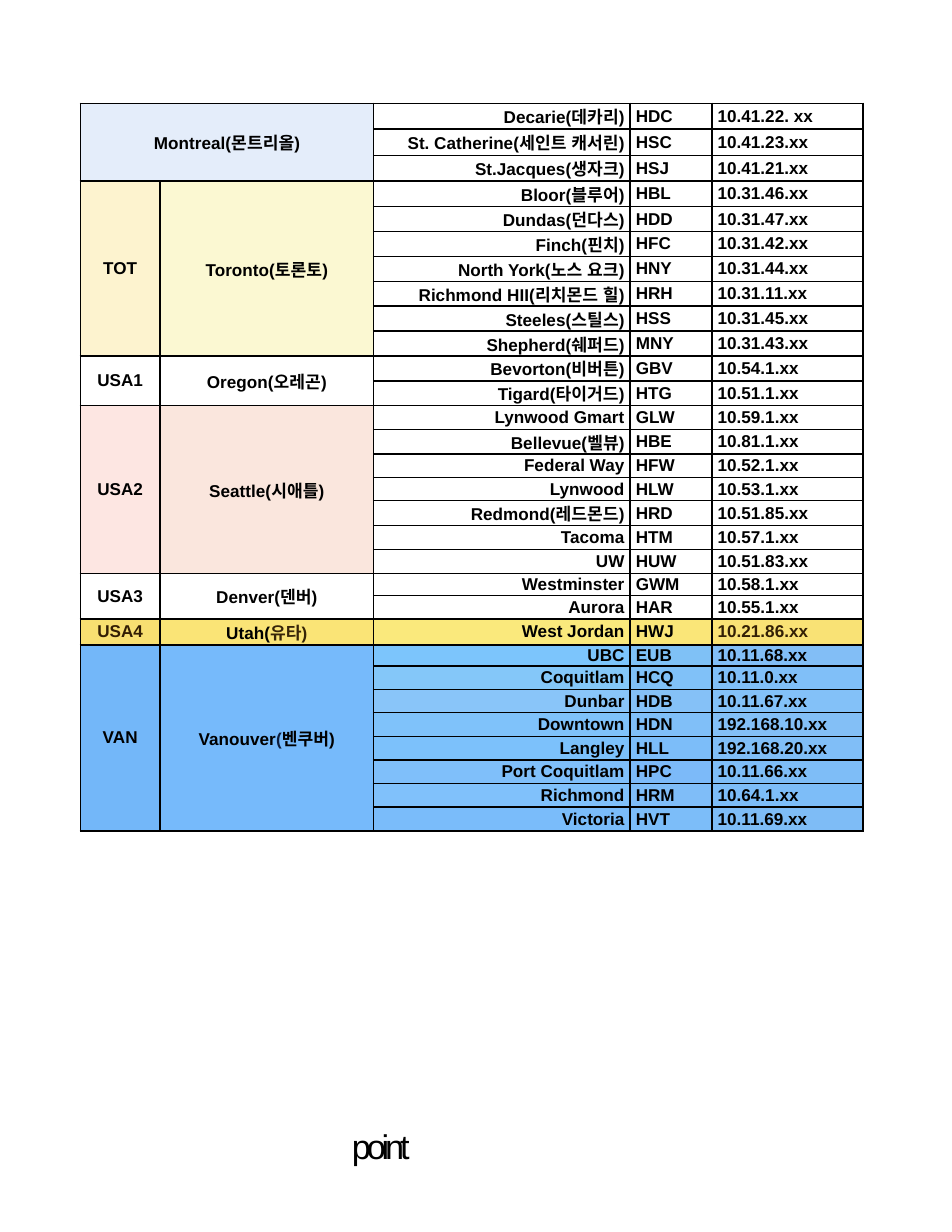
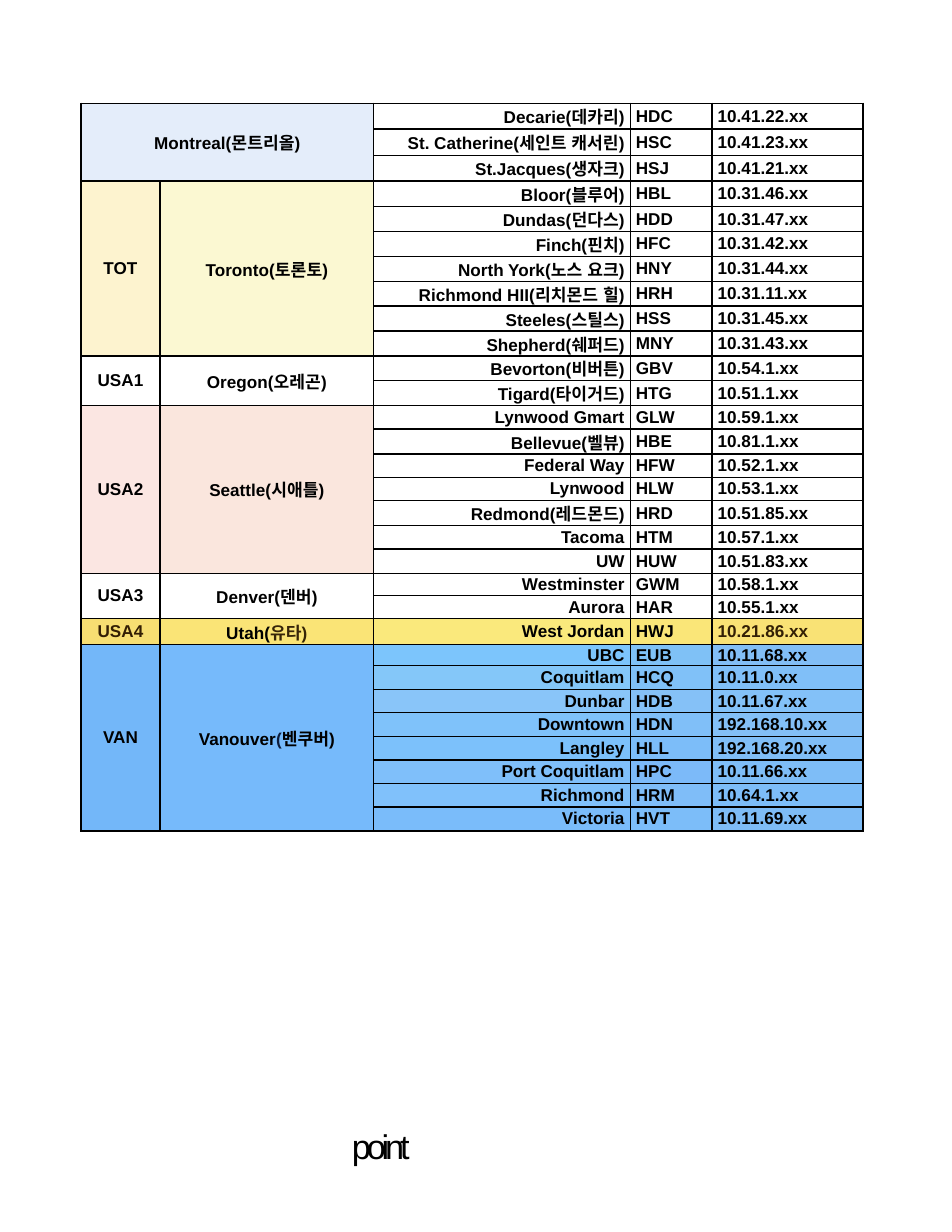
Before and after one commit to minsik-son/document-scanner, a slide deck: slide 1 of ios/Verification/office-layout/OfficeSampleTable.pptx. Drawn at 952x1232 pixels with LibreOffice and Linux fonts; fonts in the diff are those of the drawing. Boxes give left, top, right and bottom in pixels: in the first picture for what was removed or moved away, otherwise in the second. Text is boxed around its words. In the diff, an @@ line names an element or a change of style, - is before the commit and + after.

```diff
--- a/ios/Verification/office-layout/OfficeSampleTable.pptx
+++ b/ios/Verification/office-layout/OfficeSampleTable.pptx
@@ table at box(81, 103, 864, 828) @@
-row 1, column 5: 10.41.22. xx
+row 1, column 5: 10.41.22.xx
@@ fill #FDE6E2 to #FBE6E2 in row 13, column 1 @@
@@ fill #F8DF71 to #F7DE72 in row 22, column 1 @@
```
Also in this commit, not shown: 12 other files.
